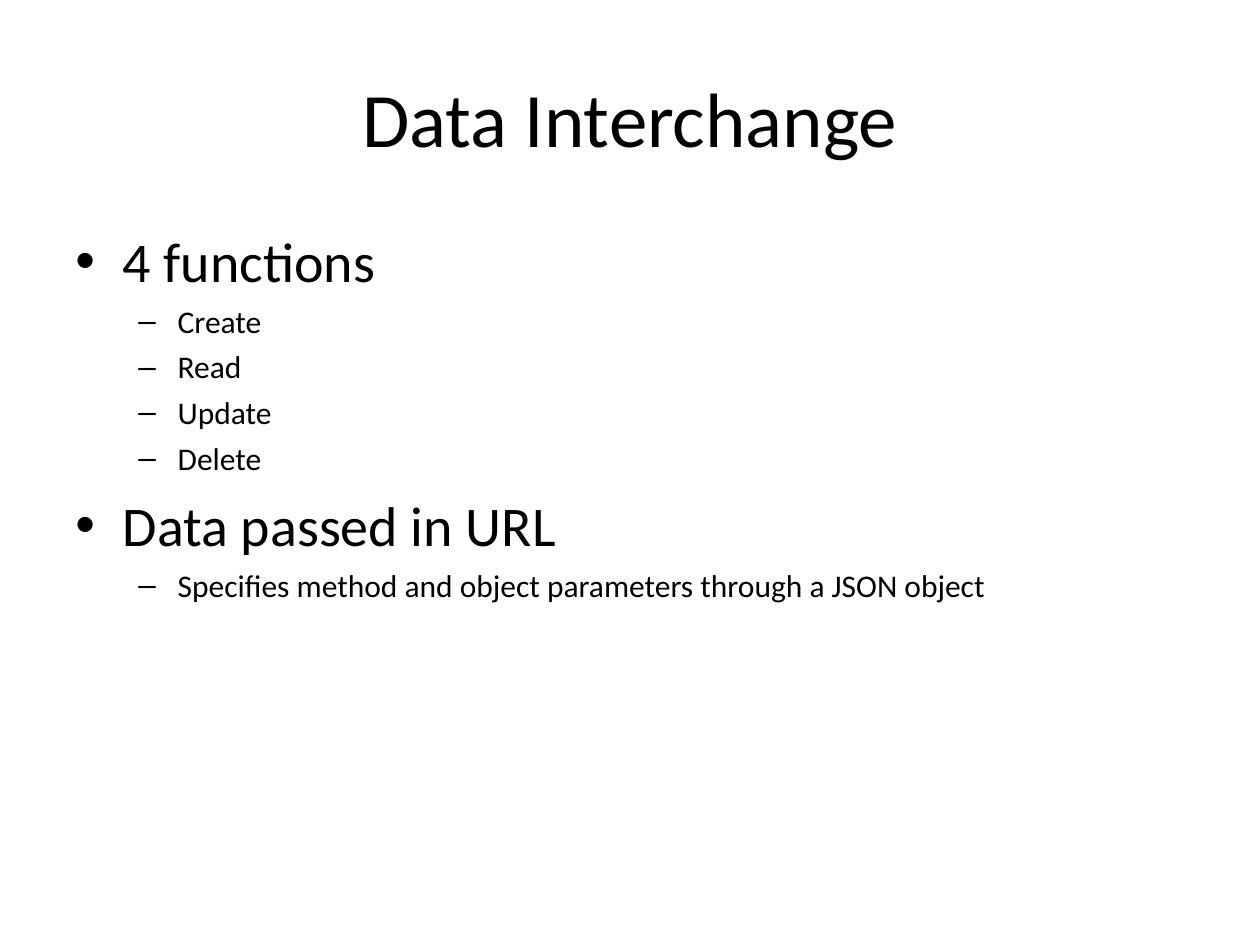
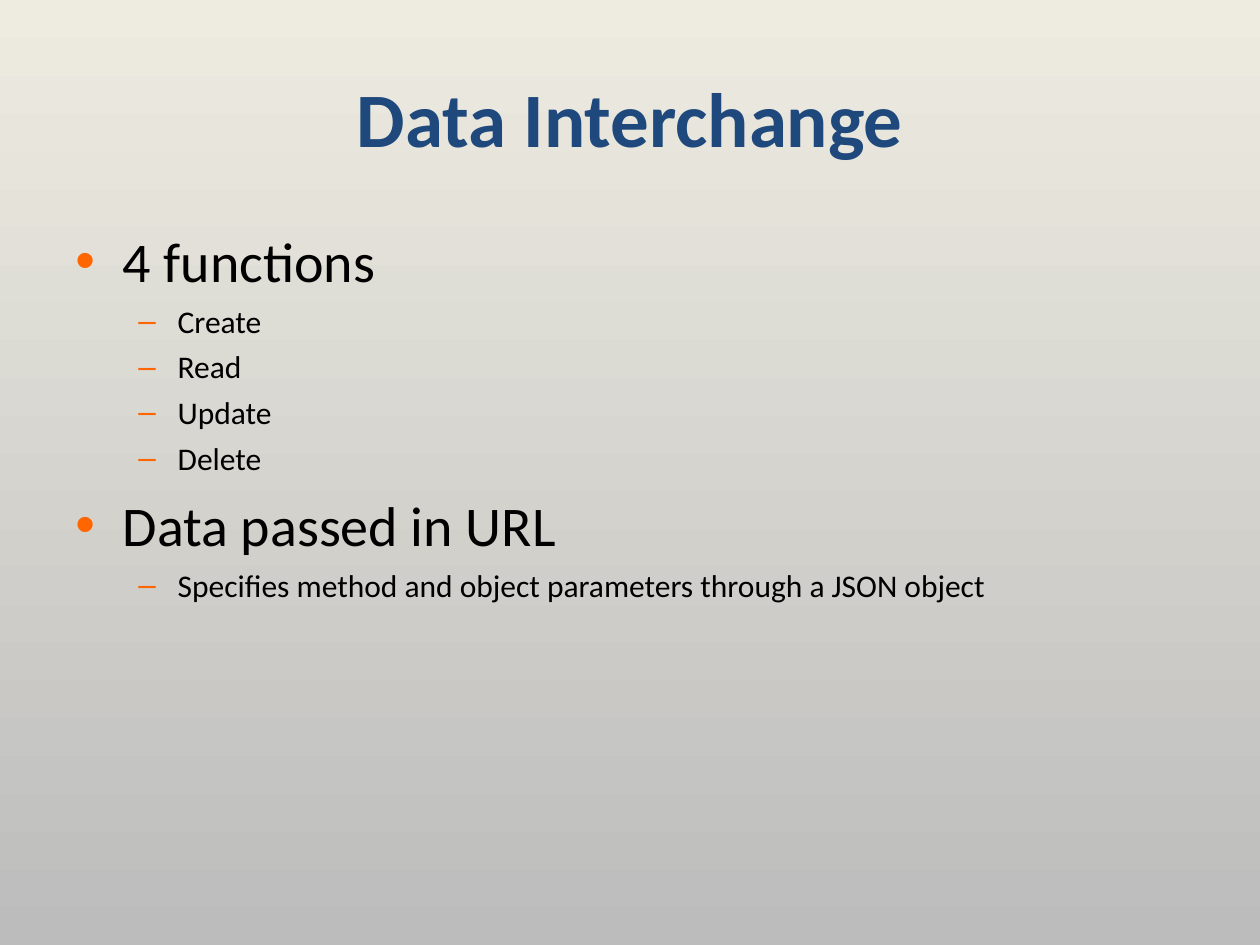
Before and after one commit to aajackson/Creepers, a slide deck: slide 8 of Documentation/MyFavs Presentation.ppt. Drawn at 1260x945 pixels with LibreOffice and Linux fonts; fonts in the diff are those of the drawing. Boxes give left, top, right and bottom in pixels: in the first picture for what was removed or moved away, otherwise in the second. Text is boxed around its words. In the diff, an @@ line names an element or a change of style, - is before the commit and + after.

```diff
--- a/Documentation/MyFavs Presentation.ppt
+++ b/Documentation/MyFavs Presentation.ppt
@@ background #FFFFFF to gradient #EEECE1 to #BCBCBC @@
@@ title "Data Interchange" at (357,93,903,160): text colour #000000 to #1F497D, bold on @@
@@ text "4 functions" at (123,243,984,603): bullet colour #000000 to #FF6600 @@
```
Also in this commit, not shown: 12 other slides changed.
